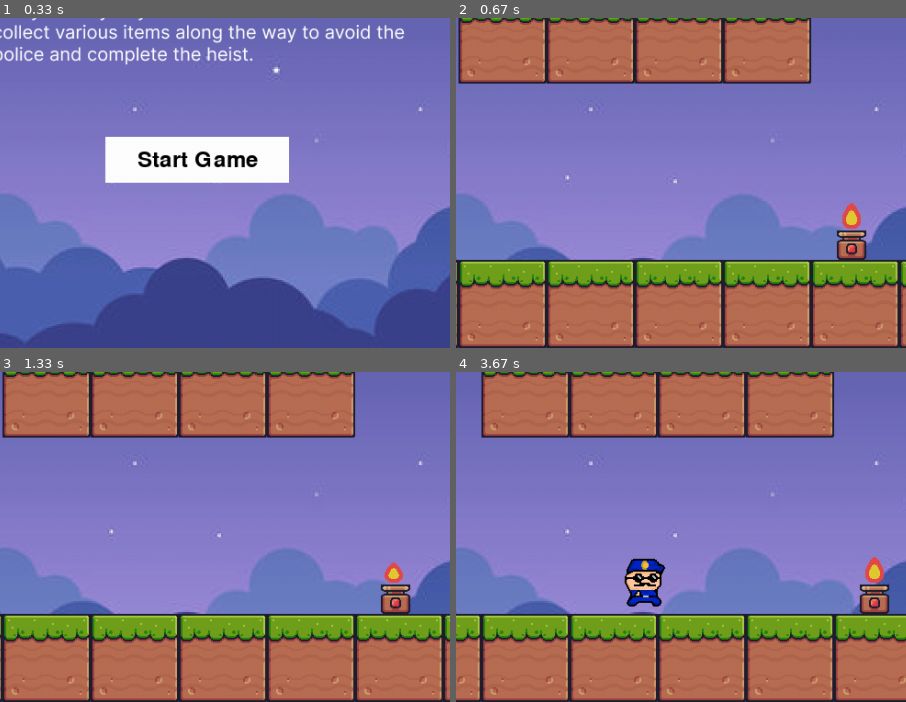
Above: before the commit, frames 1-4 (two rows, left to right).
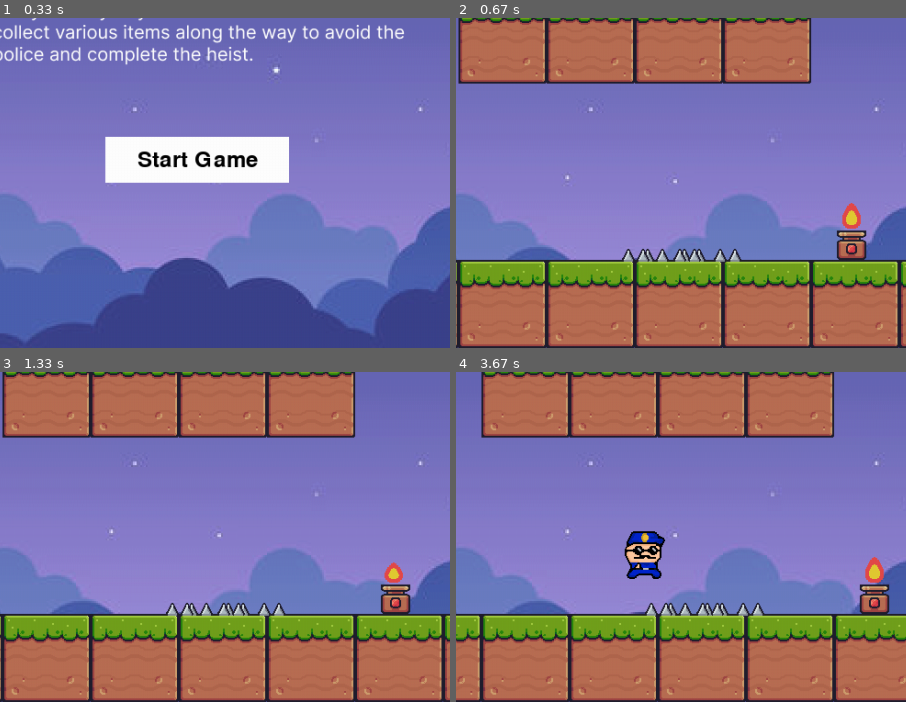
Above: after the commit, the same moments.

Repository: biancafu/pygame_hackathon
Game: pygame game, started from main.py
Same seed, same stepped clock (60 frames per second), same inputs: the game is played once before the commit and once after it.
Inputs:
- Up to frame 1 (0.33 s): no input
- Up to frame 2 (0.67 s): click "Start Game" at 0.38 s
- Up to frame 3 (1.33 s): tap S at 0.67 s; hold Right from 1 s (still down); tap Space at 1.07 s
- Up to frame 4 (3.67 s): tap Space at 1.37, 1.57, 1.87, 2.07, 2.37, 2.63, 2.93, 3.07, 3.37 s; release Right at 1.47 s; hold Right 1.5-1.97 s; hold Left 2-2.53 s; tap S at 2.15 s; hold Left 2.57-2.97 s; hold Right 3-3.63 s
The pictures show only the part of the screen within x 29-79%, y 50-100%; the shares and areas given below are measured in that part.

Frame 1 is identical in both runs. In frame 2, 0.6% of the frame differs, in the area x 36-64%, y 70-74%; in frame 3, 0.6%; in frame 4, 2.3%, in the area x 37-69%, y 48-74%.

Commit message:
Add randomized spike traps

Diff:
--- a/main.py
+++ b/main.py
@@ -384,6 +384,18 @@
         if self.animation_count // self.ANIMATION_DELAY > len(sprites):
             self.animation_count = 0
 
+
+class Trap(Object):
+    def __init__(self, x, y, width, height):
+        super().__init__(x, y, width, height, "trap")
+        self.trap = load_sprite_sheets("Traps", "Spikes", width, height)
+        self.image = self.trap["Idle"][0]
+
+    def change_image(self, state):
+        self.image = self.trap[state][0]
+        # can change trap's image to any state in the sprite sheet
+        # ie. trap.change_image("Active")
+
 ########################################################
 
 ##################### MOVEMENTS ########################
@@ -572,6 +584,28 @@
     heart2 = Heart(block_size * 5, WIN_HEIGHT - block_size * 5, 16, 16)
     collectibles = [heart1, heart2]
     #blocks and traps
+    blocks = []
+    # create a list of traps with random positions
+    traps = []
+    placed_traps = set()  # set to keep track of placed trap coordinates
+    for i in range(5):  # create 5 traps
+      while True:
+        x = random.randint(block_size * 4, WIN_WIDTH - block_size * 4)  # generate a random x coordinate within a range
+        y = WIN_HEIGHT - block_size - 30  # set y-coordinate to floor level
+        # check if there's a block at this position
+        for block in blocks:
+            if block.x <= x <= block.x + block.width and block.y <= y <= block.y + block.height:
+                # there's a block at this position, adjust y-coordinate
+                y = block.y - 43
+                break  # stop iterating over blocks since we found one that overlaps
+        # check if the coordinates are already taken by another trap
+        if (x,y) not in placed_traps:
+          # add the trap to the list and add its coordinates to the placed set
+          trap = Trap(x, y, 16, 32)
+          trap.change_image("Idle")
+          traps.append(trap)
+          placed_traps.add((x, y))
+          break # found an available coordinate, break out of the loop
     fire = Fire(700, WIN_HEIGHT - block_size - 64, 16, 32)
     fire.on()
     floor = [Block(i * block_size, WIN_HEIGHT - block_size, block_size) for i in range(-WIN_WIDTH // block_size, (WIN_WIDTH * 2)// block_size)]
@@ -580,9 +614,7 @@
                Block(block_size * 4, WIN_HEIGHT - block_size * 4, block_size),
                Block(block_size * 5, WIN_HEIGHT - block_size * 4, block_size),
                Block(block_size * 6, WIN_HEIGHT - block_size * 4, block_size),
-               fire]
-
-
+               *traps, fire]
 
     offset_x = 0
     scroll_area_width = 320
